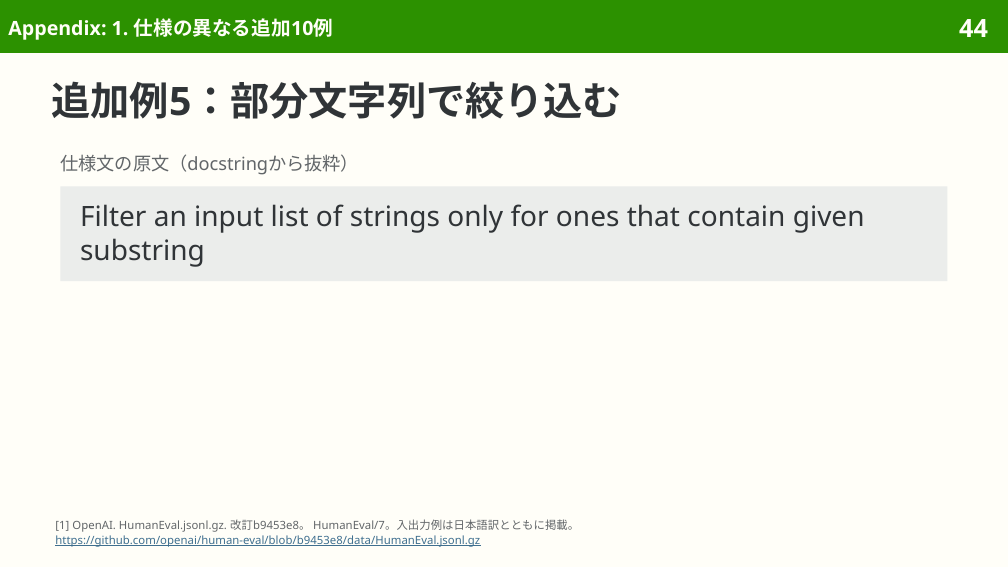
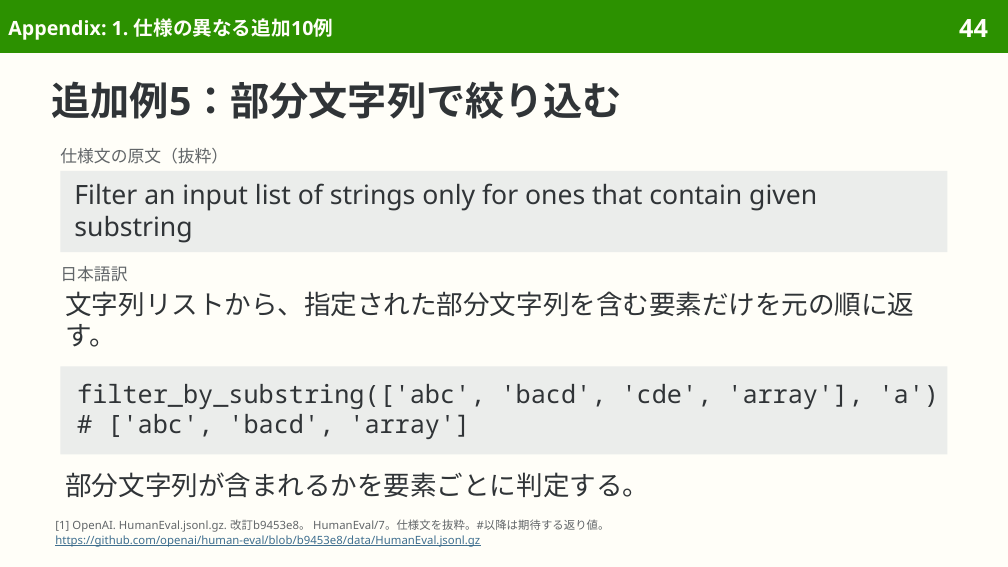
Before and after one commit to sasakiy84/datasets-in-10-minutes, a slide deck: slide 44 of slides/datasets-in-10-minutes-humaneval.pptx. Drawn at 1008x567 pixels with LibreOffice and Linux fonts; fonts in the diff are those of the drawing. Boxes give left, top, right and bottom in pixels: in the first picture for what was removed or moved away, otherwise in the second. Text is boxed around its words. In the diff, an @@ line names an element or a change of style, - is before the commit and + after.

Commit message:
slides(humaneval): refine Japanese wording and pair translations

```diff
--- a/slides/datasets-in-10-minutes-humaneval.pptx
+++ b/slides/datasets-in-10-minutes-humaneval.pptx
@@ text at (60, 148, 228, 164): text changed; size 13 to 12 pt @@
-仕様文の原文（docstringから抜粋）
+仕様文の原文（抜粋）
@@ rectangle "Filter an input list of ...": place and size @@
-rectangle "Filter an input list of ..." at (60, 186, 948, 281)
+rectangle "Filter an input list of ..." at (60, 170, 948, 252)
@@ rectangle "Filter an input list of ..." at (60, 170, 948, 252): size 20 to 19 pt; line spacing 23.8pt to 22.2pt; vertical alignment middle to top @@
@@ text added at (60, 266, 127, 282), 12 pt, text #626669 @@
+日本語訳
@@ text added at (65, 291, 914, 347), 19 pt, text #303437 @@
+文字列リストから、指定された部分文字列を含む要素だけを元の順に返す。
@@ rectangle added at (60, 366, 948, 454), fill #EBEDEB, 18 pt, text #303437 @@
+filter_by_substring(['abc', 'bacd', 'cde', 'array'], 'a')
+# ['abc', 'bacd', 'array']
@@ text added at (65, 472, 649, 497), 19 pt, text #303437 @@
+部分文字列が含まれるかを要素ごとに判定する。
@@ text at (55, 519, 609, 532): text changed @@
-[1] OpenAI. HumanEval.jsonl.gz. 改訂b9453e8。 HumanEval/7。入出力例は日本語訳とともに掲載。
+[1] OpenAI. HumanEval.jsonl.gz. 改訂b9453e8。 HumanEval/7。仕様文を抜粋。#以降は期待する返り値。
```
Also in this commit, not shown: 28 other slides changed, 1 slide removed, 4 other files.
